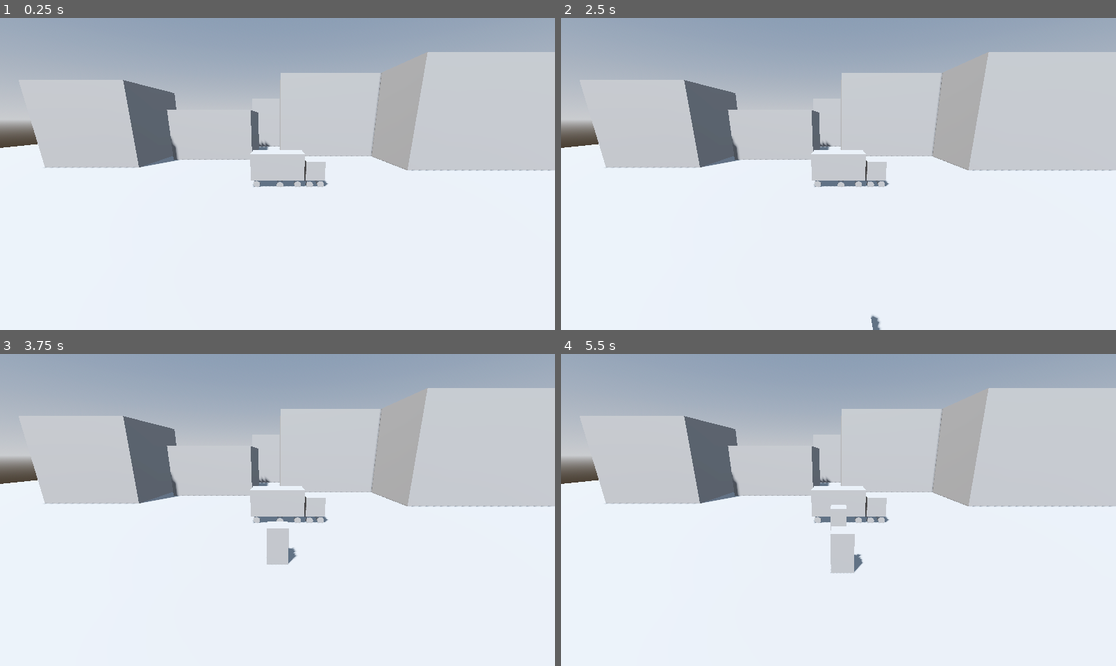
Above: before the commit, frames 1-4 (two rows, left to right).
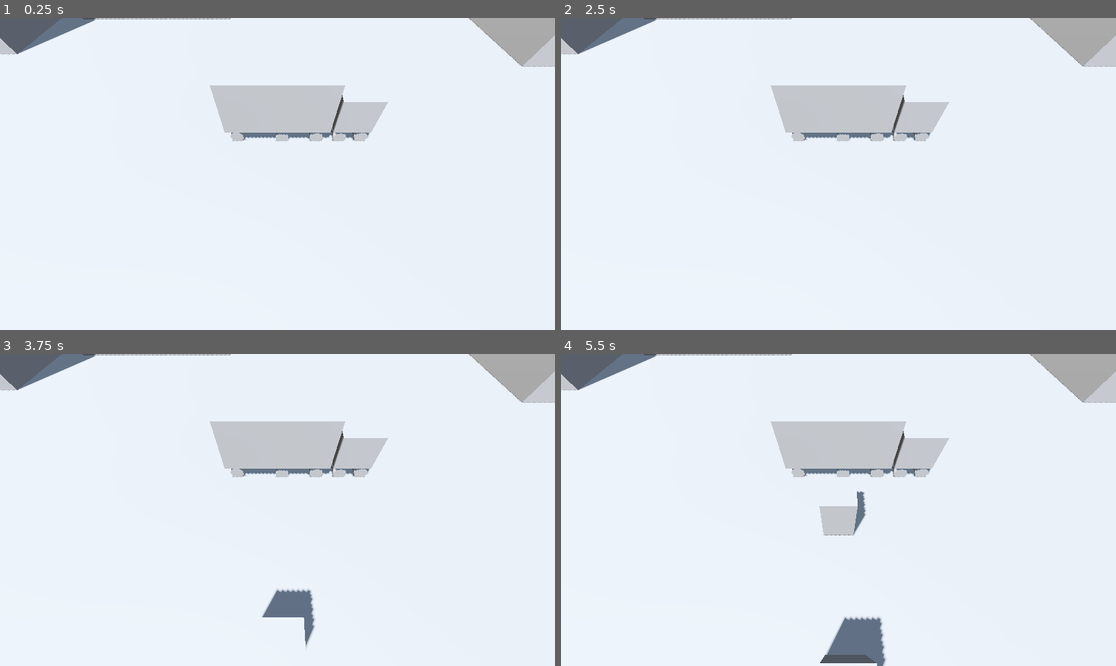
Above: after the commit, the same moments.

Repository: thewasmans/2026-game-jam-burger-truck
Game: Godot game, scene res://scenes/main.tscn
Two runs of this game, one before a commit and one after it. Both use one fixed random seed, a clock stepped at 60 frames per second and the inputs below.
Inputs:
- Up to frame 1 (0.25 s): no input
- Up to frame 2 (2.5 s): tap Enter at 0.5, 2 s; tap Space at 1.25 s
- Up to frame 3 (3.75 s): no input
- Up to frame 4 (5.5 s): no input

The runs differ from the first frame. In frame 1, 42% of the frame differs, in the area x 0-100%, y 0-55%; in frame 2, 42%; in frame 3, 43%; in frame 4, 44%, in the area x 0-100%, y 0-100%.

Commit message:
Update Camera

Diff:
--- a/scenes/main.tscn
+++ b/scenes/main.tscn
@@ -29,10 +29,10 @@
 
 [node name="Main" type="Node3D" unique_id=113603498]
 
-[node name="Global" type="Node" parent="." unique_id=927135296]
+[node name="Global" type="Node" parent="." unique_id=1804165768]
 
-[node name="Camera3D" type="Camera3D" parent="Global" unique_id=63844908]
-transform = Transform3D(-1, 3.9080593e-08, -1.4585075e-07, 0, 0.9659258, 0.25881907, 1.509958e-07, 0.25881907, -0.9659258, 0, 5, -10.443594)
+[node name="Camera3D" type="Camera3D" parent="Global" unique_id=1998703230]
+transform = Transform3D(-1, 1.4004129e-08, -7.913763e-08, -6.005823e-08, 0.52410483, 0.85165375, 5.3403085e-08, 0.85165375, -0.52410483, 0, 6.3004704, -1.178905)
 
 [node name="Level" type="Node" parent="." unique_id=751625337]
 
